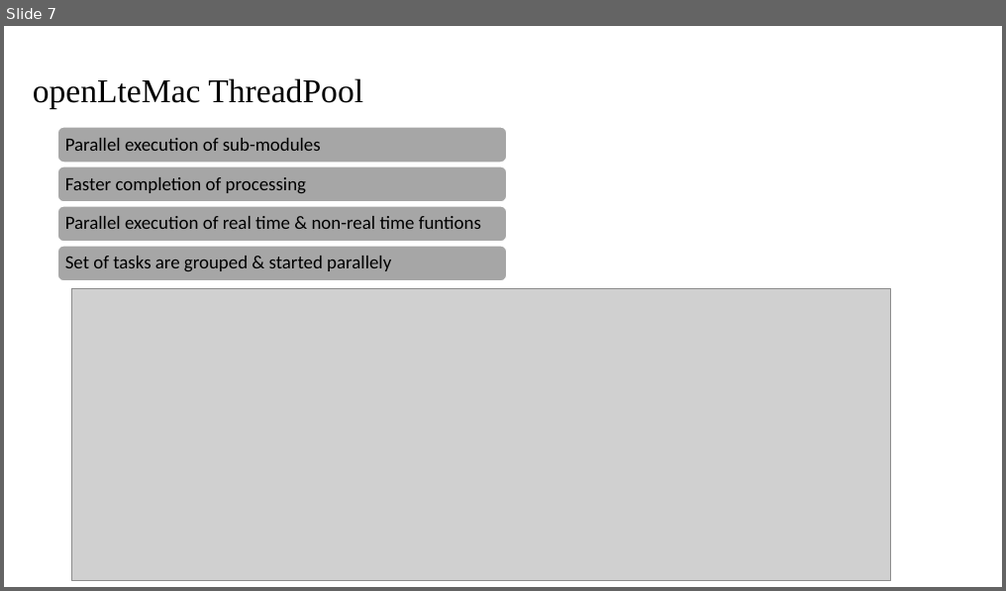
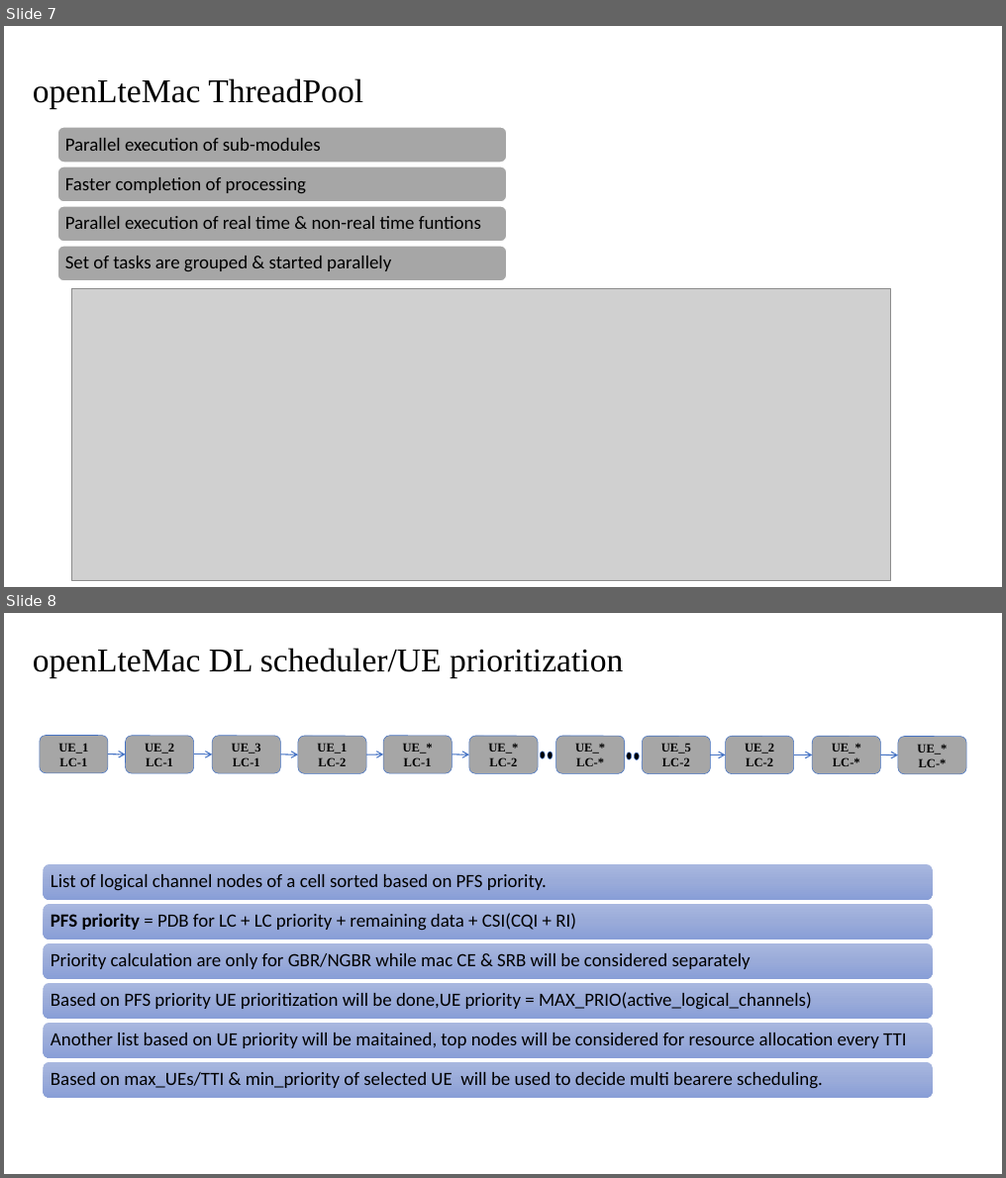
Before and after one commit to BharathTS007/openLteMac, a slide deck: Doc/openLte_application_execution_processing.pptx. Shown one above the other, each under a label of ours: slide 7 before the commit, slides 7 and 8 after it. The pictures are 1006x591 and 1006x1178 pixels, drawn with LibreOffice and Linux fonts; fonts in the diff are those of the drawing; grey boxes stand for pictures. Boxes give left, top, right and bottom in pixels: in the first picture for what was removed or moved away, otherwise in the second. Text is boxed around its words. In the diff, an @@ line names an element or a change of style, - is before the commit and + after.

Commit message:
[framework] adding openLteMac files document
Change description:
         1. Added DL scheduler design.

```diff
--- a/Doc/openLte_application_execution_processing.pptx
+++ b/Doc/openLte_application_execution_processing.pptx
@@ slide 8 added at (x1=4, y1=613, x2=1002, y2=1174), background #FFFFFF @@
@@ title added at (x1=33, y1=648, x2=623, y2=677), 32 pt, text #000000 @@
+openLteMac DL scheduler/UE prioritization
@@ rounded rectangle added at (x1=40, y1=735, x2=108, y2=773), fill #A6A6A6, outline #4472C4 0.5 pt, 12 pt, text #000000, bold @@
+UE_1 LC-1
@@ arrow added from (108, 755) to (126, 755), #4472C4 1 pt @@
@@ rounded rectangle added at (x1=126, y1=736, x2=194, y2=774), fill #A6A6A6, outline #4472C4 0.5 pt, 12 pt, text #000000, bold @@
+UE_2 LC-1
@@ arrow added from (194, 755) to (212, 755), #4472C4 1 pt @@
@@ rounded rectangle added at (x1=212, y1=736, x2=281, y2=774), fill #A6A6A6, outline #4472C4 0.5 pt, 12 pt, text #000000, bold @@
+UE_3 LC-1
@@ arrow added from (281, 755) to (298, 755), #4472C4 1 pt @@
@@ rounded rectangle added at (x1=298, y1=736, x2=367, y2=774), fill #A6A6A6, outline #4472C4 0.5 pt, 12 pt, text #000000, bold @@
+UE_1 LC-2
@@ arrow added from (366, 755) to (383, 755), #4472C4 1 pt @@
@@ rounded rectangle added at (x1=383, y1=736, x2=452, y2=774), fill #A6A6A6, outline #4472C4 0.5 pt, 12 pt, text #000000, bold @@
+UE_* LC-1
@@ arrow added from (451, 755) to (469, 755), #4472C4 1 pt @@
@@ rounded rectangle added at (x1=469, y1=736, x2=539, y2=774), fill #A6A6A6, outline #4472C4 0.5 pt, 12 pt, text #000000, bold @@
+UE_* LC-2
@@ ellipse added at (x1=540, y1=752, x2=546, y2=759), fill #000000, outline #4472C4 0.5 pt @@
@@ ellipse added at (x1=548, y1=752, x2=552, y2=759), fill #000000, outline #4472C4 0.5 pt @@
@@ rounded rectangle added at (x1=556, y1=736, x2=626, y2=774), fill #A6A6A6, outline #4472C4 0.5 pt, 12 pt, text #000000, bold @@
+UE_* LC-*
@@ ellipse added at (x1=627, y1=753, x2=632, y2=760), fill #000000, outline #4472C4 0.5 pt @@
@@ ellipse added at (x1=635, y1=753, x2=640, y2=761), fill #000000, outline #4472C4 0.5 pt @@
@@ rounded rectangle added at (x1=642, y1=736, x2=711, y2=774), fill #A6A6A6, outline #4472C4 0.5 pt, 12 pt, text #000000, bold @@
+UE_5 LC-2
@@ arrow added from (711, 756) to (726, 756), #4472C4 1 pt @@
@@ rounded rectangle added at (x1=726, y1=736, x2=795, y2=774), fill #A6A6A6, outline #4472C4 0.5 pt, 12 pt, text #000000, bold @@
+UE_2 LC-2
@@ arrow added from (794, 756) to (813, 756), #4472C4 1 pt @@
@@ rounded rectangle added at (x1=813, y1=736, x2=881, y2=774), fill #A6A6A6, outline #4472C4 0.5 pt, 12 pt, text #000000, bold @@
+UE_* LC-*
@@ arrow added from (880, 756) to (898, 756), #4472C4 1 pt @@
@@ rounded rectangle added at (x1=898, y1=737, x2=966, y2=774), fill #A6A6A6, outline #4472C4 0.5 pt, 12 pt, text #000000, bold @@
+UE_* LC-*
@@ group added at (x1=43, y1=864, x2=933, y2=1097): 6 rounded rectangles, 6 texts @@
+List of logical channel nodes of a cell sorted based on PFS priority.
+PFS priority = PDB for LC + LC priority + remaining data + CSI(CQI + RI)
+Priority calculation are only for GBR/NGBR while mac CE & SRB will be considered separately
+Based on PFS priority UE prioritization will be done,UE priority = MAX_PRIO(active_logical_channels)
+Another list based on UE priority will be maitained, top nodes will be considered for resource allocation every TTI
+Based on max_UEs/TTI & min_priority of selected UE will be used to decide multi bearere scheduling.
```
Also in this commit, not shown: 2 other slides added.
